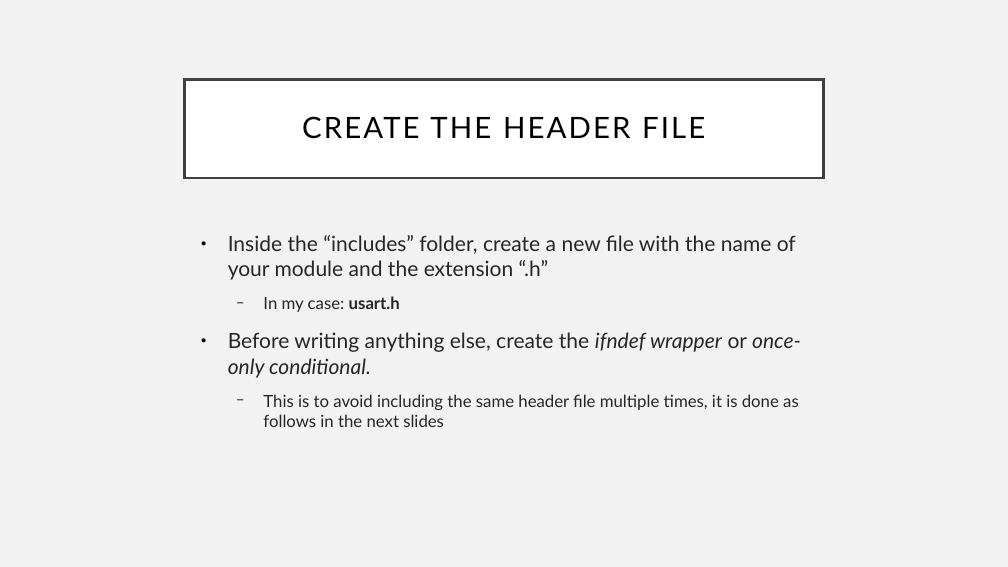
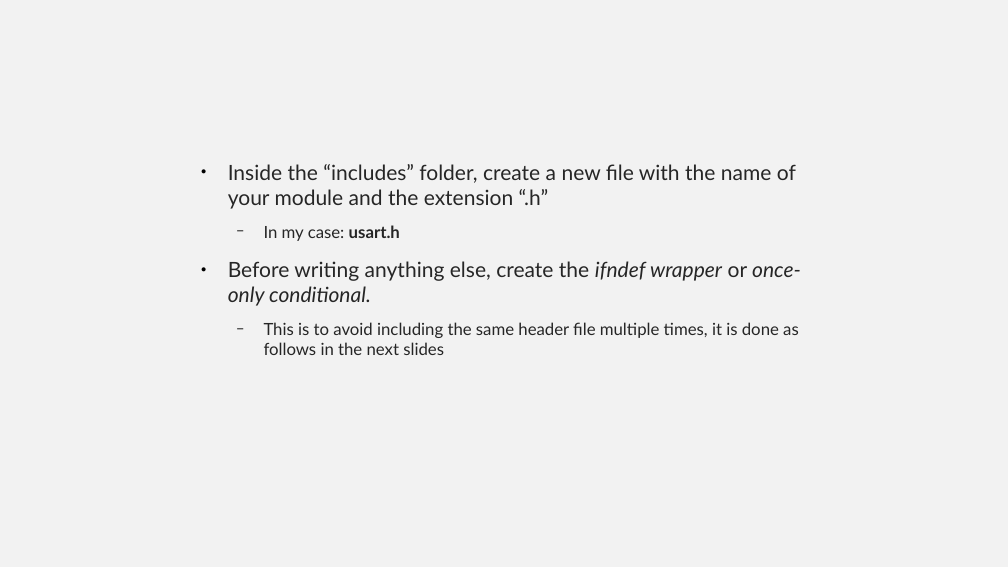
Before and after one commit to Equihua2211/I7266, a slide deck: slide 23 of 001_Slides/08_UART-USART.odp. Drawn at 1008x567 pixels with LibreOffice and Linux fonts; fonts in the diff are those of the drawing. Boxes give left, top, right and bottom in pixels: in the first picture for what was removed or moved away, otherwise in the second. Text is boxed around its words. In the diff, an @@ line names an element or a change of style, - is before the commit and + after.

```diff
--- a/001_Slides/08_UART-USART.odp
+++ b/001_Slides/08_UART-USART.odp
@@ title removed at <box>185,80,823,178</box> @@
-CREATE THE HEADER FILE
@@ text "Inside the “includes” folder, create ...": place and size @@
-text "Inside the “includes” folder, create ..." at <box>228,235,801,427</box>
+text "Inside the “includes” folder, create ..." at <box>228,164,801,355</box>
```
Also in this commit, not shown: 4 other slides changed, 18 slides added, 4 other files.
